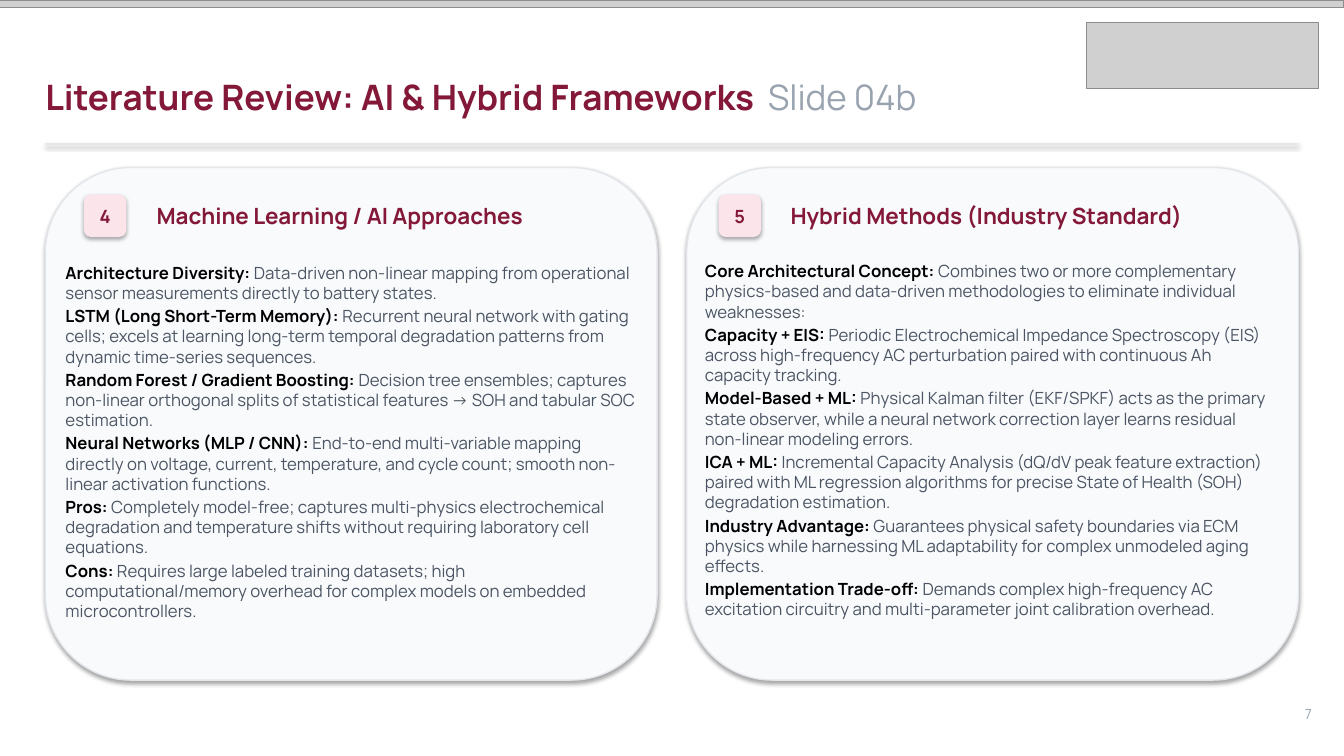
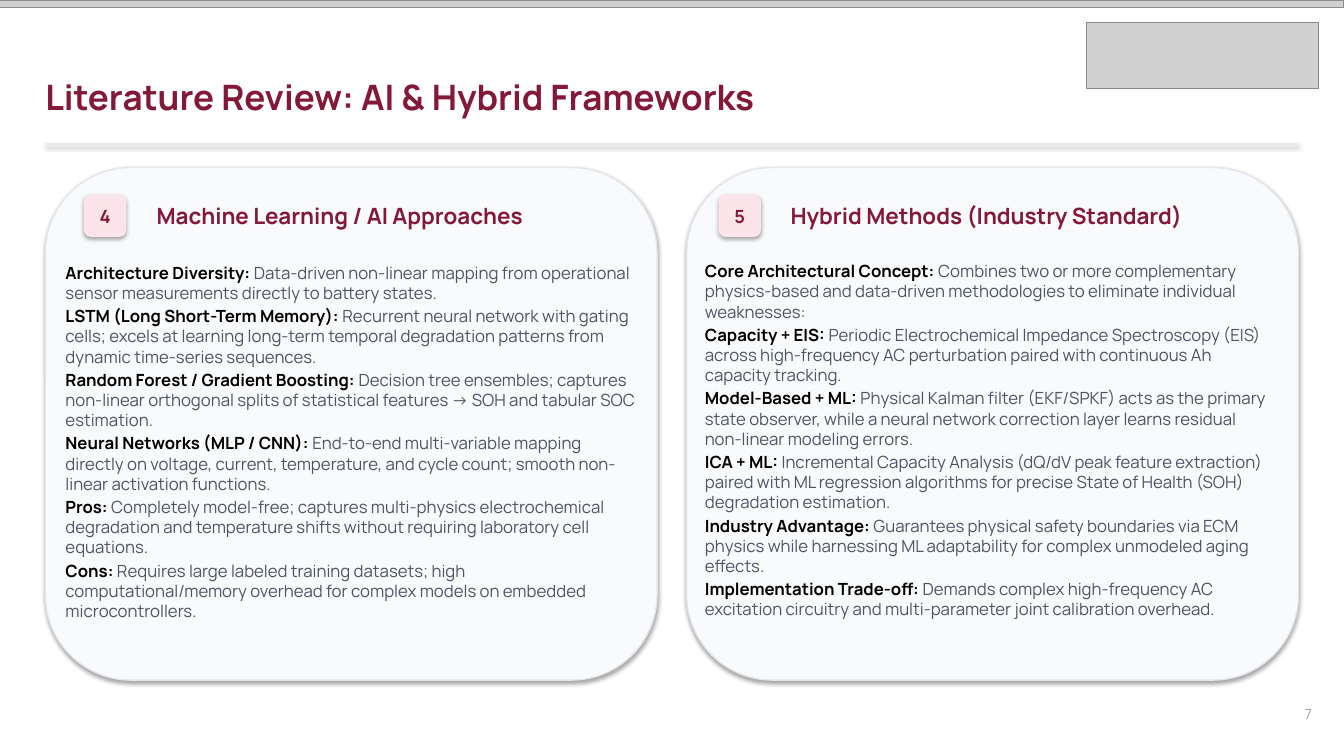
Before and after one commit to Imagiyy/Digital-Twin--ML-Based-Battery-SOC-Estimation, a slide deck: slide 7 of Amrita_SOC_Digital_Twin_Presentation_Final.pptx. Drawn at 1344x756 pixels with LibreOffice and Linux fonts; fonts in the diff are those of the drawing; grey boxes stand for pictures. Boxes give left, top, right and bottom in pixels: in the first picture for what was removed or moved away, otherwise in the second. Text is boxed around its words. In the diff, an @@ line names an element or a change of style, - is before the commit and + after.

```diff
--- a/Amrita_SOC_Digital_Twin_Presentation_Final.pptx
+++ b/Amrita_SOC_Digital_Twin_Presentation_Final.pptx
@@ text at [45,84,754,119]: text changed @@
-Literature Review: AI & Hybrid Frameworks Slide 04b
+Literature Review: AI & Hybrid Frameworks
```
Also in this commit, not shown: 19 other slides changed, 3 other files.
